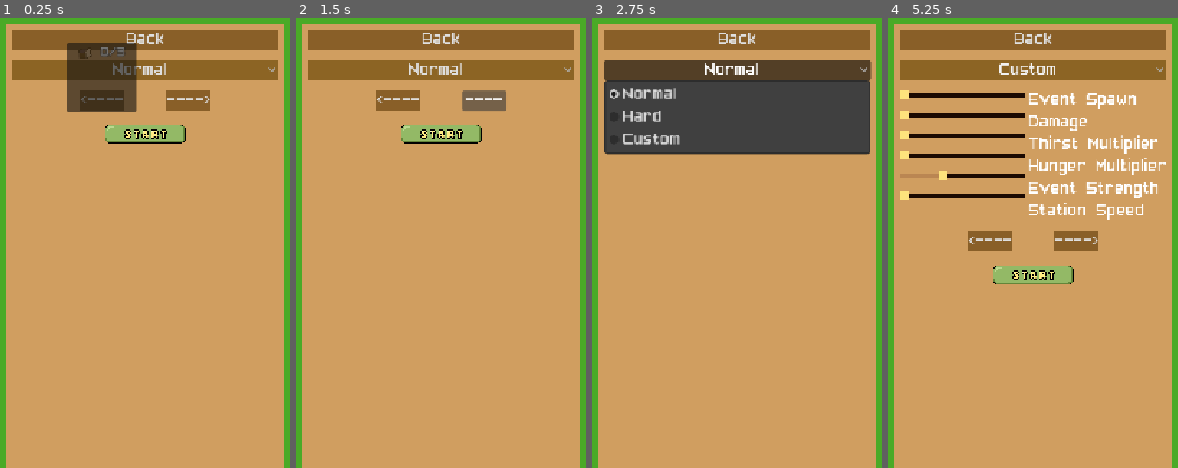
Above: before the commit, frames 1-4 (left to right).
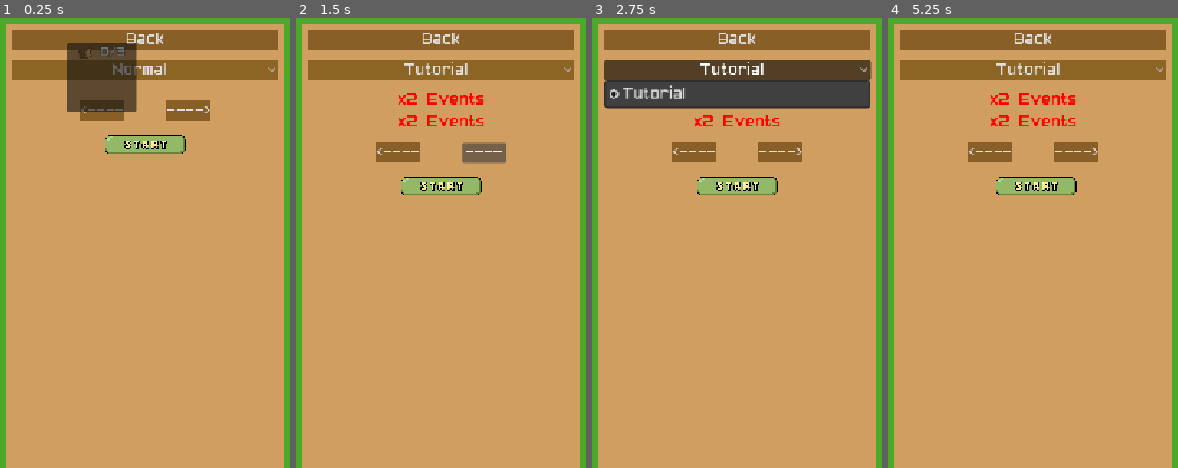
Above: after the commit, the same moments.

Repository: T3rryTim3/mhs-gamedev-02
Game: Godot game, scene res://scenes/UI/select.tscn
Same seed, same stepped clock (60 frames per second), same inputs: the game is played once before the commit and once after it. This scene is started directly instead of the project's main scene.
Inputs (mouse positions are in pixels of both pictures, inside the frame that each line leads up to; where the layout moved, square brackets give the same spot in the first picture):
- Up to frame 1 (0.25 s): no input
- Up to frame 2 (1.5 s): click "<----" at 0.5 s; click "---->" at 1.25 s
- Up to frame 3 (2.75 s): click "Normal" (after the commit: "Tutorial") at 2 s
- Up to frame 4 (5.25 s): click "Normal" (after the commit: "Tutorial") at 2.75 s; click (1033, 184) [1033, 135] at 3.5 s; click "Normal" (after the commit: "Standard") at 4.25 s; click (1033, 184) [1033, 135] at 5 s

The runs differ from the first frame. In frame 1, 3.0% of the frame differs, in the area x 27-73%, y 16-31%; in frame 2, 5.8%; in frame 3, 12%, in the area x 4-96%, y 9-40%; in frame 4, 10%.
Error before the commit: Invalid call. Nonexistent function '_load_scene' in base 'Nil'. (res://select.gd:54)
Error after the commit: Invalid call. Nonexistent function '_load_scene' in base 'Nil'. (res://select.gd:89)

Commit message:
pain and suffering

Diff:
--- a/projects/mhsdev-02/scenes/Structure/main.gd
+++ b/projects/mhsdev-02/scenes/Structure/main.gd
@@ -14,23 +14,27 @@
 func show_settings():
 	settings.show()
 
-func _load_scene(scene:Scenes):
+func _load_scene(scene:Scenes, level_mode:Config.GameDifficulties=Config.GameDifficulties.FIELD_STANDARD):
+	var new_scene
 	for child in $LoadedScene.get_children():
 		child.queue_free()
 	match scene:
 		Scenes.MENU:
-			$LoadedScene.add_child(load("res://scenes/UI/MainMenu.tscn").instantiate())
+			new_scene = load("res://scenes/UI/MainMenu.tscn").instantiate()
 		Scenes.LEVEL_SELECT:
-			$LoadedScene.add_child(load("res://scenes/UI/select.tscn").instantiate())
+			new_scene = load("res://scenes/UI/select.tscn").instantiate()
 		Scenes.LEVEL_FIELD:
-			$LoadedScene.add_child(load("res://scenes/Levels/field.tscn").instantiate())
+			new_scene = load("res://scenes/Levels/field.tscn").instantiate()
 		Scenes.LEVEL_TUTORIAL:
-			$LoadedScene.add_child(load("res://scenes/Levels/tutorial.tscn").instantiate())
+			new_scene = load("res://scenes/Levels/tutorial.tscn").instantiate()
 		Scenes.PAUSE:
-			$LoadedScene.add_child(load("res://scenes/UI/PauseMenu.tscn").instantiate())
+			new_scene = load("res://scenes/UI/PauseMenu.tscn").instantiate()
 		_:
 			print("ERROR: SCENE NOT FOUND")
 			return
+	if new_scene is Level:
+		new_scene.level_data = Config.get_difficulty_level_data(level_mode)
+	$LoadedScene.add_child(new_scene)
 	Globals.current_level = scene
 
 func _ready() -> void:
--- a/projects/mhsdev-02/scenes/UI/select.tscn
+++ b/projects/mhsdev-02/scenes/UI/select.tscn
@@ -51,6 +51,10 @@
 popup/item_1/id = 1
 popup/item_2/text = "Custom"
 popup/item_2/id = 2
+
+[node name="Descriptions" type="VBoxContainer" parent="PanelContainer/MarginContainer/VBoxContainer"]
+layout_mode = 2
+size_flags_horizontal = 4
 
 [node name="HBoxContainer" type="HBoxContainer" parent="PanelContainer/MarginContainer/VBoxContainer"]
 layout_mode = 2
--- a/projects/mhsdev-02/scripts/Singletons/general_config.gd
+++ b/projects/mhsdev-02/scripts/Singletons/general_config.gd
@@ -1,9 +1,10 @@
 extends Node
 
 enum GameDifficulties {
-	EASY,
+	FIELD_STANDARD,
 	MEDIUM,
-	HARD
+	HARD,
+	PAIN_AND_SUFFERING
 }
 
 var PLAYER_BASE_MOVE_SPEED = 100 # Base movement speed
@@ -32,16 +33,26 @@
 
 func get_difficulty_level_data(difficulty: GameDifficulties) -> Level.LevelData:
 	match difficulty:
-		GameDifficulties.EASY:
+		GameDifficulties.FIELD_STANDARD:
 			var data = Level.LevelData.new()
-			data.event_cooldown_multi = 1
-			data.event_strength_multi = 0.5
-
+			data.event_cooldown = 60
+			data.strength_per_minute = 5
 			return data
 		GameDifficulties.MEDIUM:
-			return Level.LevelData.new()
+			var data = Level.LevelData.new()
+			data.event_cooldown = 30
+			data.strength_per_minute = 10
+			return data
 		GameDifficulties.HARD:
-			return Level.LevelData.new()
+			var data = Level.LevelData.new()
+			data.event_cooldown = 15
+			data.strength_per_minute = 20
+			return data
+		GameDifficulties.PAIN_AND_SUFFERING:
+			var data = Level.LevelData.new()
+			data.event_cooldown = 1
+			data.strength_per_minute = 200
+			return data
 		_:
 			return Level.LevelData.new()
 
--- a/projects/mhsdev-02/scripts/level.gd
+++ b/projects/mhsdev-02/scripts/level.gd
@@ -113,10 +113,12 @@
 	stations.child_order_changed.connect(update_station_stats)
 
 	# Adjust based on level data
-	spawn_cooldown *= level_data.item_spawn_multi
-	event_spawn_cooldown *= level_data.event_cooldown_multi
-	strength_increase *= level_data.event_strength_multi
-
+	#spawn_cooldown *= level_data.item_spawn_multi
+	#event_spawn_cooldown *= level_data.event_cooldown_multi
+	#strength_increase *= level_data.event_strength_multi
+	print(level_data.event_cooldown)
+	event_spawn_cooldown = level_data.event_cooldown
+	#
 
 func _spawn_item():
 	# Create and set item
--- a/projects/mhsdev-02/select.gd
+++ b/projects/mhsdev-02/select.gd
@@ -4,18 +4,47 @@
 	{
 		"name": "Field",
 		"scene_enum": Main.Scenes.LEVEL_FIELD,
-		"image_path": "res://images/placeholder/image.png"
+		"image_path": "res://images/placeholder/image.png",
+		"modes": [
+			{
+				"name": "Standard",
+				"leveldata": Config.GameDifficulties.FIELD_STANDARD,
+				"desc": [
+					["x2 Events", Color(1,0,0)],
+					["x2 Events", Color(1,0,0)]
+				]
+			},
+			{
+				"name": "pain and suffering",
+				"leveldata": Config.GameDifficulties.PAIN_AND_SUFFERING,
+				"desc": [
+					["The Suffering.", Color(1,0,0)],
+					["The Pain.", Color(1,0,0)]
+				]
+			}
+		]
 	},
-
 	{
 		"name": "Tutorial",
 		"scene_enum": Main.Scenes.LEVEL_TUTORIAL,
-		"image_path": "res://images/items/bread.png"
+		"image_path": "res://images/items/bread.png",
+		"modes": [
+			{
+				"name": "Tutorial",
+				"leveldata": Config.GameDifficulties.MEDIUM,
+				"desc": [
+					["x2 Events", Color(1,0,0)],
+					["x2 Events", Color(1,0,0)]
+				]
+			}
+		]
 	}
 ]
 
 var current_level_index = 0
 @onready var custom_diff = $PanelContainer/MarginContainer/VBoxContainer/HBoxContainer
+@onready var mode_dropdown = $PanelContainer/MarginContainer/VBoxContainer/Difficulty
+@onready var descriptions = $PanelContainer/MarginContainer/VBoxContainer/Descriptions
 
 #func update_button(button):
 	#var data = levels[current_level_index]
@@ -32,33 +61,44 @@
 
 	#update_button(levelbutton)
 
+func _update_data(): ## Updates based on the current scene selected
+	var level = levels[current_level_index]
+	mode_dropdown.selected = 0
+	print(current_level_index)
+	_update_desc()
+	mode_dropdown.clear()
+	for mode_index in len(level["modes"]):
+		mode_dropdown.add_item(level["modes"][mode_index]["name"], mode_index)
 
 func _on_Forward_pressed():
 	current_level_index += 1
 	if current_level_index >= levels.size():
 		current_level_index = 0
-	#update_button($TextureButton)
+	_update_data()
 
 func _on_Back_pressed():
 	current_level_index -= 1
 	if current_level_index < 0:
 		current_level_index = levels.size() - 1
-	#update_button($TextureButton)
-
-
+	_update_data()
 
 func _on_back_pressed() -> void:
 	Globals.main._load_scene(Main.Scenes.MENU)
 
 func _on_start_pressed():
-	Globals.main._load_scene(levels[current_level_index]["scene_enum"])
+	Globals.main._load_scene(levels[current_level_index]["scene_enum"], levels[current_level_index]["modes"][mode_dropdown.selected]["leveldata"])
 	Globals.current_level = levels[current_level_index]["scene_enum"]
 
-
+func _update_desc():
+	var desc = levels[current_level_index]["modes"][mode_dropdown.selected]["desc"]
+	for label in descriptions.get_children():
+		label.queue_free()
+	for line in desc:
+		var label:Label = Label.new()
+		label.add_theme_color_override("font_color",line[1])
+		label.text = line[0]
+		descriptions.add_child(label)
 
 func _on_difficulty_item_selected(index: int) -> void:
-	print(index)
-	if index == 2:
-		custom_diff.visible = true
-	else:
-		custom_diff.visible = false
+	print(current_level_index)
+	_update_desc()
